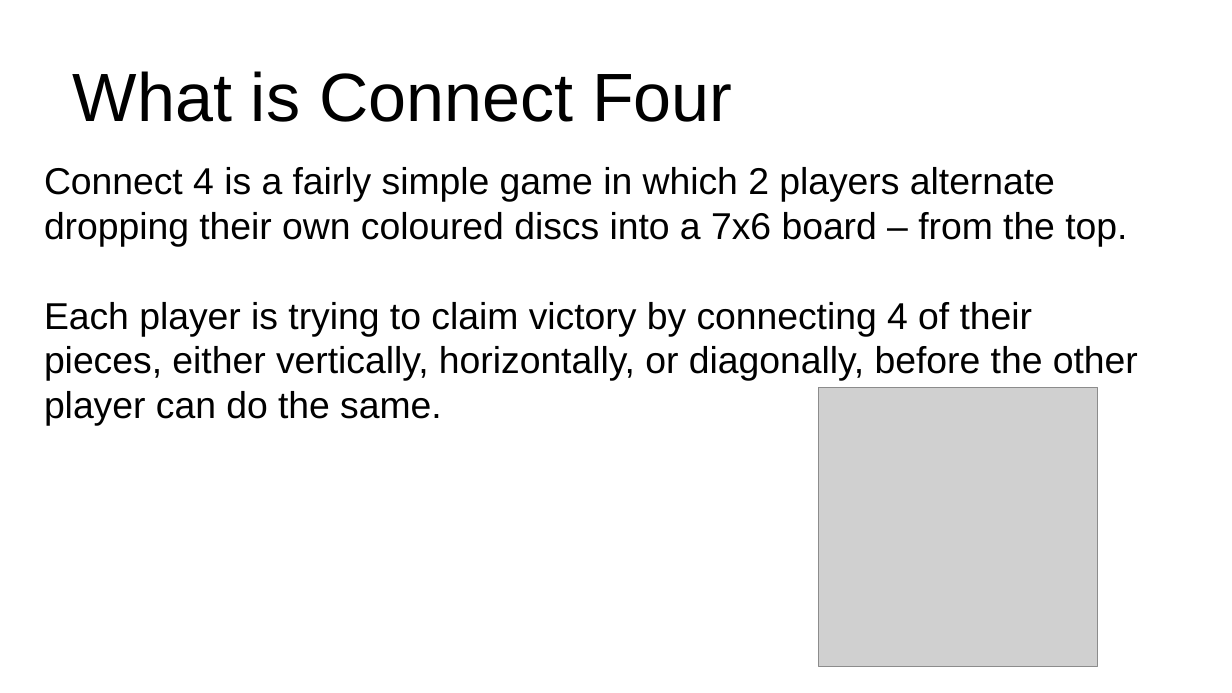
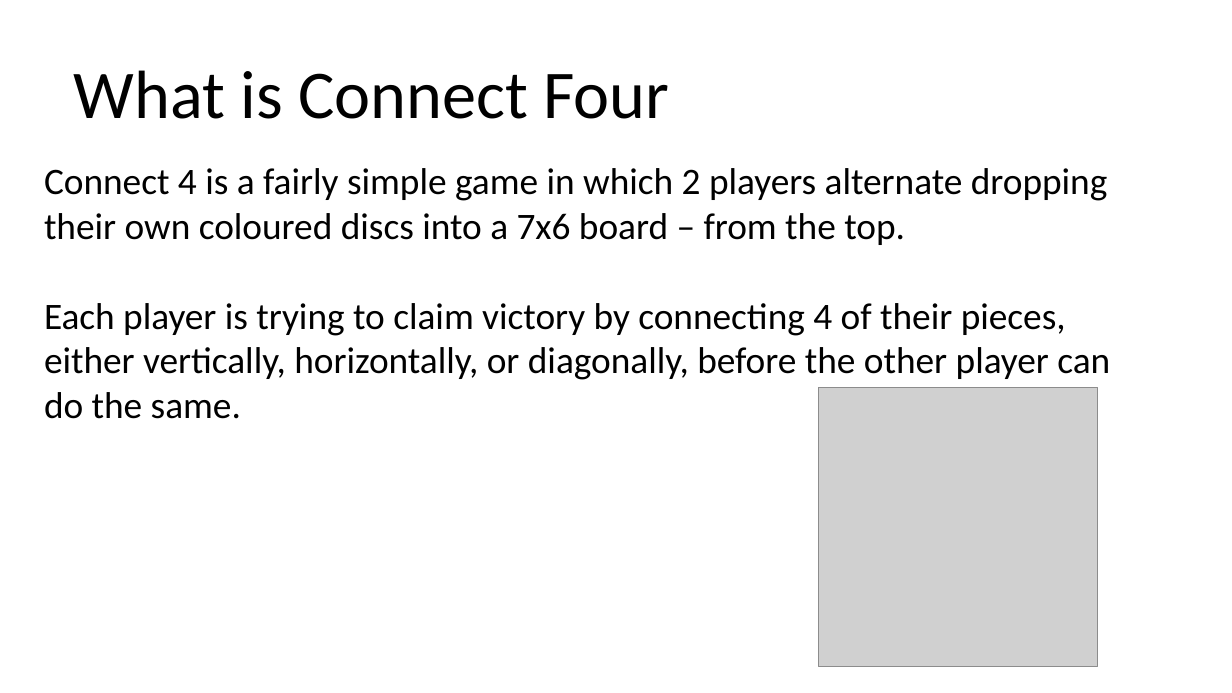
Before and after one commit to yangyaoi/Connect-Four-Project, a slide deck: slide 3 of Documents/design review presentation/Design Presentation Final.pptx. Drawn at 1232x693 pixels with LibreOffice and Linux fonts; fonts in the diff are those of the drawing; grey boxes stand for pictures. Boxes give left, top, right and bottom in pixels: in the first picture for what was removed or moved away, otherwise in the second. Text is boxed around its words. In the diff, an @@ line names an element or a change of style, - is before the commit and + after.

```diff
--- a/Documents/design review presentation/Design Presentation Final.pptx
+++ b/Documents/design review presentation/Design Presentation Final.pptx
@@ text "What is Connect Four" at [74, 70, 670, 119]: font Arial to Calibri @@
@@ text "Connect 4 is a fairly ..." at [44, 168, 1110, 419]: font Arial to Calibri @@
```
Also in this commit, not shown: 2 other slides changed, 9 slides added.
